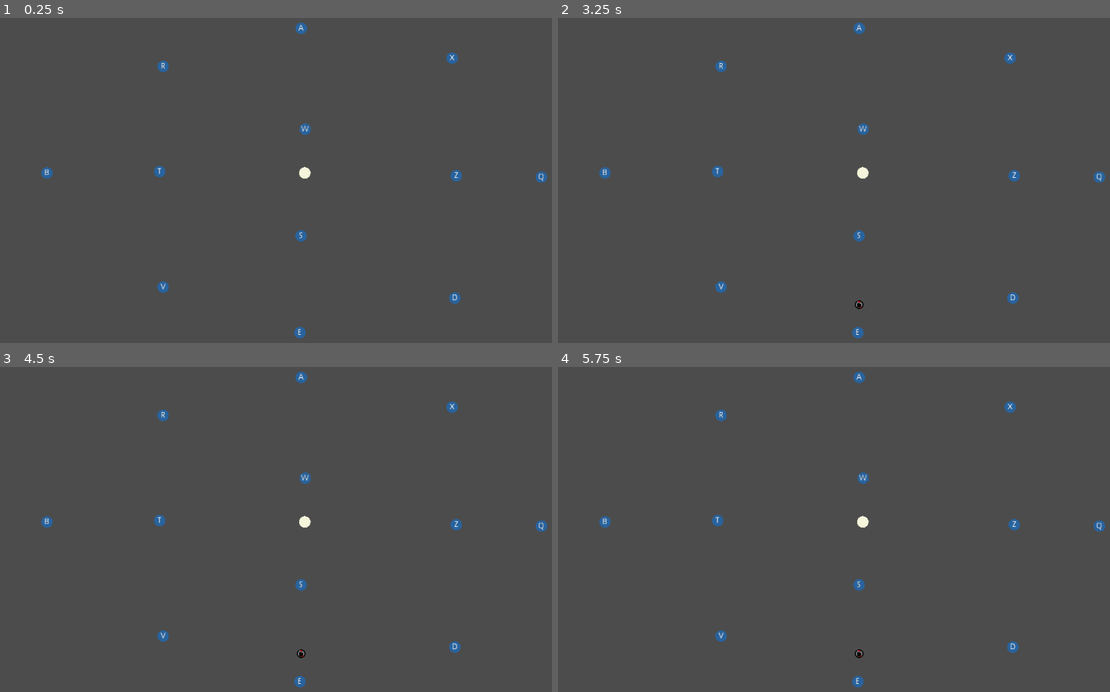
Above: before the commit, frames 1-4 (two rows, left to right).
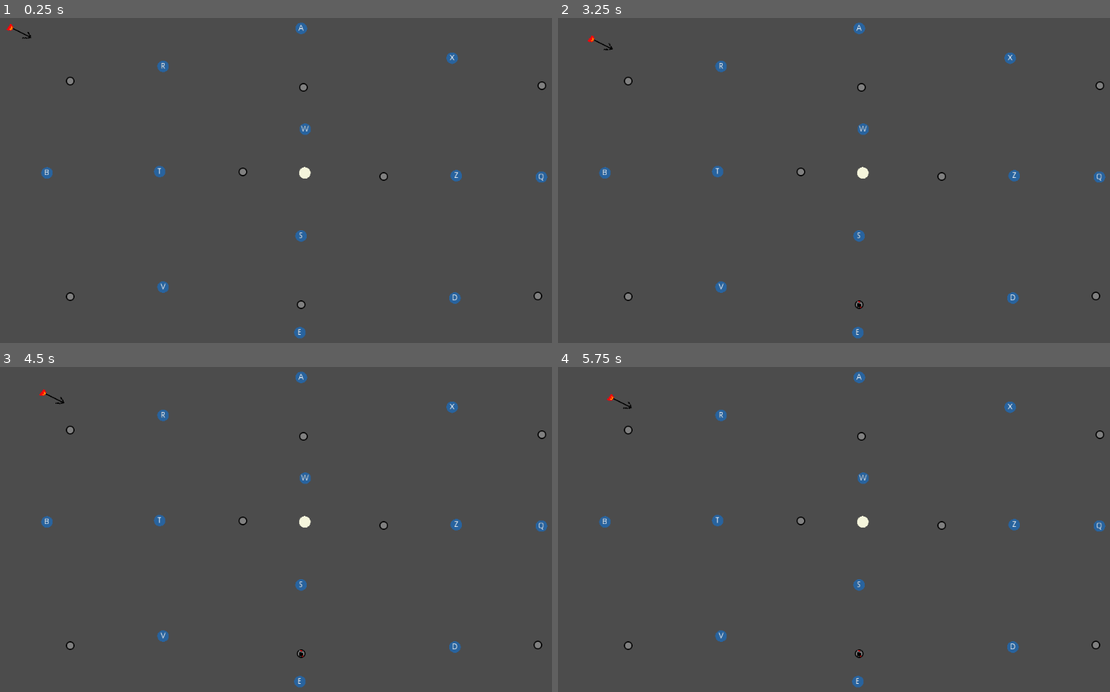
Above: after the commit, the same moments.

Repository: DevinPentecost/gmtkjam-2020
Game: Godot game, scene res://scenes/main.tscn
Same seed, same stepped clock (60 frames per second), same inputs: the game is played once before the commit and once after it. Sound files missing from this copy of the repository are replaced by a short silence.
Inputs:
- Up to frame 1 (0.25 s): no input
- Up to frame 2 (3.25 s): tap Enter at 0.5, 2 s; tap Space at 1.25, 2.75 s
- Up to frame 3 (4.5 s): tap Enter at 4.25 s
- Up to frame 4 (5.75 s): tap Space at 5 s

The runs differ from the first frame. In frame 1, 0.3% of the frame differs, in the area x 1-99%, y 1-90%; in frame 2, 0.3%; in frame 3, 0.3%; in frame 4, 0.3%.

Commit message:
More rockets Added a motivator

Diff:
--- a/project/objects/labelled/Hook.tscn
+++ b/project/objects/labelled/Hook.tscn
@@ -21,12 +21,11 @@
 shape = SubResource( 1 )
 
 [node name="Alert" parent="." instance=ExtResource( 3 )]
-position = Vector2( 0, -36.0217 )
+position = Vector2( 0, -29.7302 )
 texture = ExtResource( 5 )
 
 [node name="AudioStreamPlayer2D" parent="Alert" index="1"]
 stream = ExtResource( 4 )
-volume_db = 10.0
 [connection signal="label_activated" from="GameLabel" to="." method="_on_GameLabel_label_activated"]
 
 [editable path="Alert"]
--- a/project/objects/labelled/Rocket.gd
+++ b/project/objects/labelled/Rocket.gd
@@ -8,7 +8,7 @@
 var active = false
 
 var rocket_force = 0.3 # Velocity per second
-var current_velocity = 0.25
+var current_velocity = 0.15
 var velocity = Vector2.ZERO
 var direction = Vector2.ONE
 var max_velocity = 7
@@ -33,6 +33,13 @@
 	if _kill_time < 0:
 		_kill()
 		_kill_time = 99999
+		velocity = Vector2.ZERO
+		current_velocity = Vector2.ZERO
+		set_process(false)
+		modulate = Color.white
+		monitorable = false
+		monitoring = false
+		return
 
 
 	#How much health left on the rocket?
--- a/project/objects/labelled/Rocket.tscn
+++ b/project/objects/labelled/Rocket.tscn
@@ -9,7 +9,9 @@
 
 [sub_resource type="CircleShape2D" id=1]
 
-[node name="Rocket" type="Area2D"]
+[node name="Rocket" type="Area2D" groups=[
+"deadly",
+]]
 script = ExtResource( 2 )
 
 [node name="CollisionShape2D" type="CollisionShape2D" parent="."]
--- a/project/objects/labelled/Turret.tscn
+++ b/project/objects/labelled/Turret.tscn
@@ -21,5 +21,5 @@
 texture = ExtResource( 4 )
 
 [node name="Timer" type="Timer" parent="."]
-wait_time = 3.62214
+wait_time = 13.1061
 one_shot = true
--- /dev/null
+++ b/project/objects/level/Motivator.tscn
@@ -0,0 +1,50 @@
+[gd_scene load_steps=4 format=2]
+
+[ext_resource path="res://objects/labelled/rocket.png" type="Texture" id=1]
+
+[sub_resource type="GDScript" id=1]
+script/source = "extends Area2D
+
+
+var rocket_force = 0.3 # Velocity per second
+var current_velocity = 0.25
+var velocity = Vector2.ZERO
+var direction = Vector2.ONE
+var max_velocity = 7
+
+var player = null
+onready var sprite = $Sprite
+
+
+func _ready():
+	player = get_tree().get_nodes_in_group(\"player\").pop_back()
+	if player:
+		velocity = (player.global_position - global_position).normalized() * current_velocity
+
+	set_process(true)
+
+func _process(delta):
+	#Sprite always faces at player
+	if player:
+		sprite.rotation = (player.global_position - global_position).normalized().angle() + PI/2
+
+		#Move the rocket towards the player
+		direction = (player.global_position - global_position).normalized()
+
+	velocity = direction * current_velocity
+	position += velocity
+"
+
+[sub_resource type="CircleShape2D" id=2]
+
+[node name="Motivator" type="Area2D" groups=[
+"deadly",
+]]
+script = SubResource( 1 )
+
+[node name="CollisionShape2D" type="CollisionShape2D" parent="."]
+shape = SubResource( 2 )
+
+[node name="Sprite" type="Sprite" parent="."]
+scale = Vector2( 1.5, 1.5 )
+texture = ExtResource( 1 )
--- a/project/objects/level/TurretSpawn.tscn
+++ b/project/objects/level/TurretSpawn.tscn
@@ -1,9 +1,10 @@
-[gd_scene load_steps=5 format=2]
+[gd_scene load_steps=6 format=2]
 
 [ext_resource path="res://objects/level/Alert.tscn" type="PackedScene" id=1]
 [ext_resource path="res://objects/something.ogg" type="AudioStream" id=2]
 [ext_resource path="res://objects/something.png" type="Texture" id=3]
 [ext_resource path="res://objects/level/TurretSpawn.gd" type="Script" id=4]
+[ext_resource path="res://objects/labelled/platform.png" type="Texture" id=5]
 
 [node name="TurretSpawn" type="Position2D" groups=[
 "turret_spawner",
@@ -19,4 +20,7 @@
 volume_db = 8.078
 pitch_scale = 1.38
 
+[node name="Sprite" type="Sprite" parent="."]
+texture = ExtResource( 5 )
+
 [editable path="Alert"]
--- a/project/scenes/main.tscn
+++ b/project/scenes/main.tscn
@@ -1,9 +1,10 @@
-[gd_scene load_steps=5 format=2]
+[gd_scene load_steps=6 format=2]
 
 [ext_resource path="res://objects/level/GameHandler.gd" type="Script" id=1]
 [ext_resource path="res://objects/player/Player.tscn" type="PackedScene" id=2]
 [ext_resource path="res://objects/level/TurretSpawn.tscn" type="PackedScene" id=3]
 [ext_resource path="res://objects/labelled/Hook.tscn" type="PackedScene" id=4]
+[ext_resource path="res://objects/level/Motivator.tscn" type="PackedScene" id=5]
 
 [node name="Main" type="Node2D" groups=[
 "turret_listener",
@@ -88,3 +89,6 @@
 
 [node name="TurretSpawn8" parent="." instance=ExtResource( 3 )]
 position = Vector2( 525.794, 520.002 )
+
+[node name="Motivator" parent="." instance=ExtResource( 5 )]
+position = Vector2( 36.3183, 44.3749 )
--- a/project/singletons/LabelHelper.gd
+++ b/project/singletons/LabelHelper.gd
@@ -13,6 +13,8 @@
 
 
 func _enter_tree():
+	randomize()
+
 	#Set up labels
 	for label in LEFT_LABELS:
 		UNUSED_LEFT.append(label)
Not shown, added: project/export_presets.cfg
Not shown, added: builds/html5.zip
